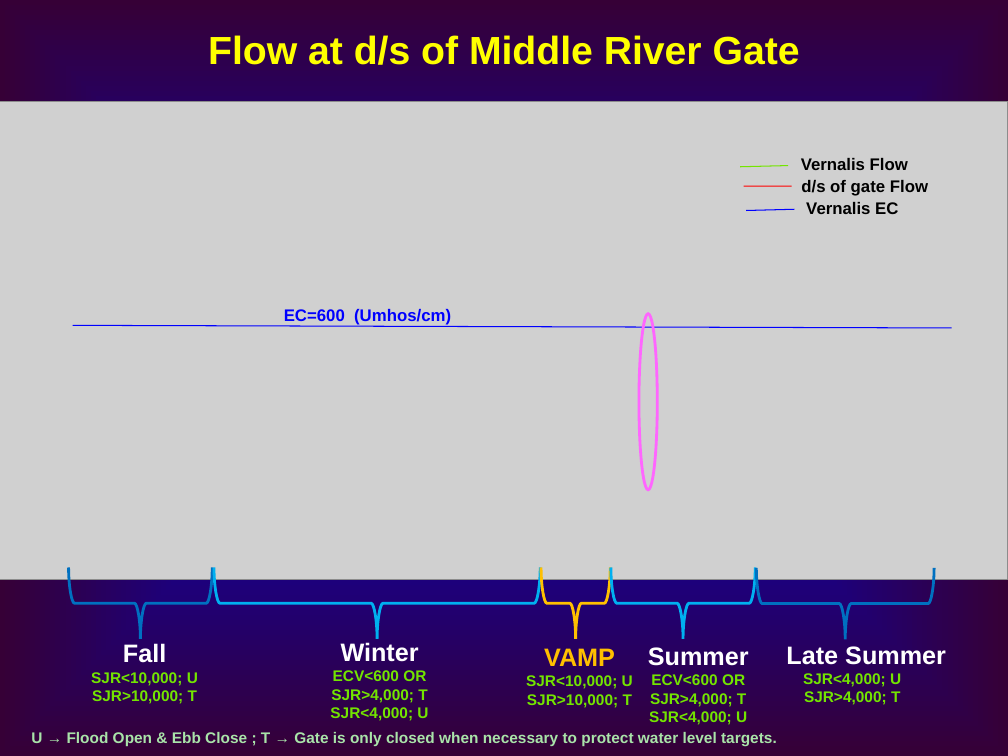
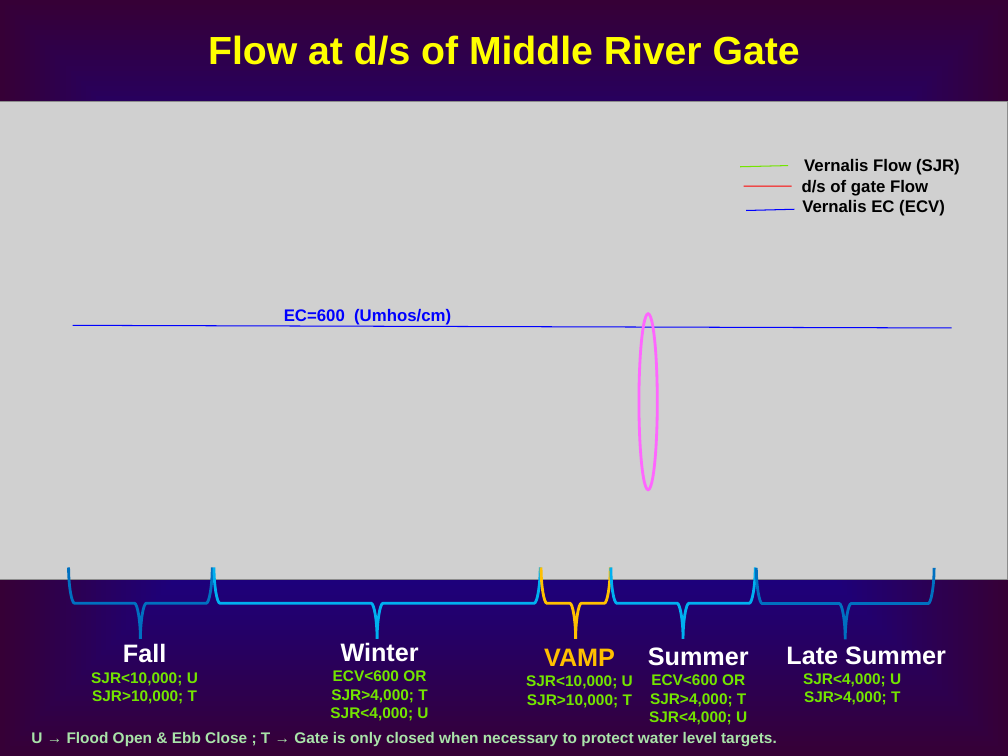
Before and after one commit to CADWRDeltaModeling/dsm2, a slide deck: slide 17 of dsm2/presentations/or2_sdip_oprules.ppt. Drawn at 1008x756 pixels with LibreOffice and Linux fonts; fonts in the diff are those of the drawing; grey boxes stand for pictures. Boxes give left, top, right and bottom in pixels: in the first picture for what was removed or moved away, otherwise in the second. Text is boxed around its words. In the diff, an @@ line names an element or a change of style, - is before the commit and + after.

```diff
--- a/dsm2/presentations/or2_sdip_oprules.ppt
+++ b/dsm2/presentations/or2_sdip_oprules.ppt
@@ text "d/s of gate Flow" at [802,180,928,196]: alignment centre to left @@
@@ text at [804,159,960,175]: text changed @@
-Vernalis Flow
+Vernalis Flow (SJR)
@@ text at [802,200,945,216]: text changed @@
-Vernalis EC
+Vernalis EC (ECV)
```
Also in this commit, not shown: 4 other slides changed.
